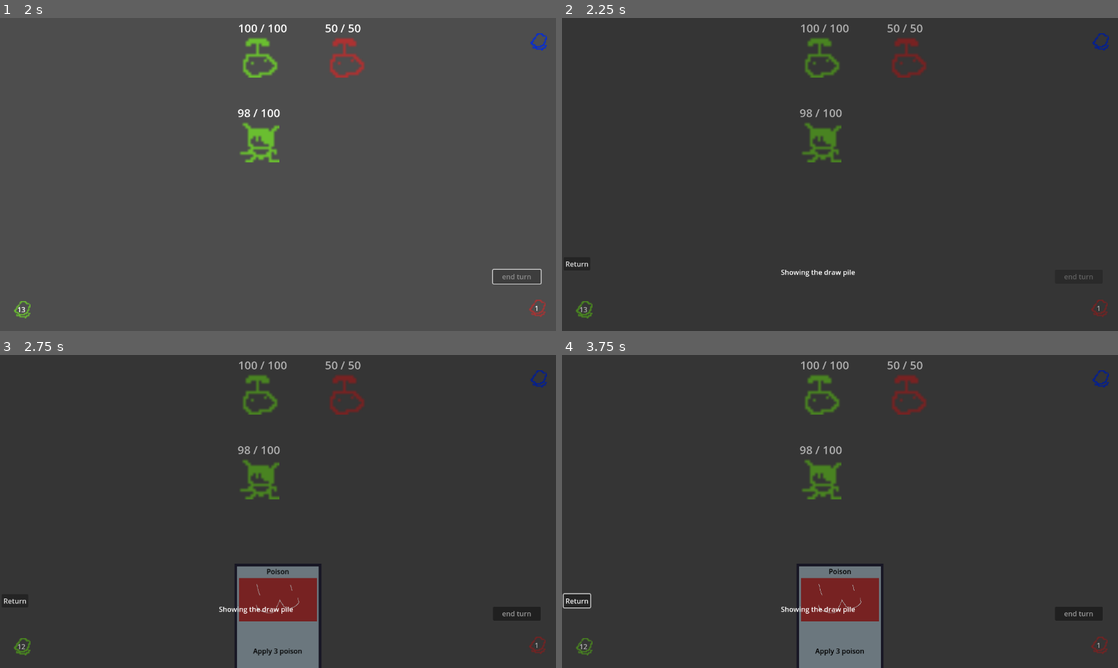
Above: before the commit, frames 1-4 (two rows, left to right).
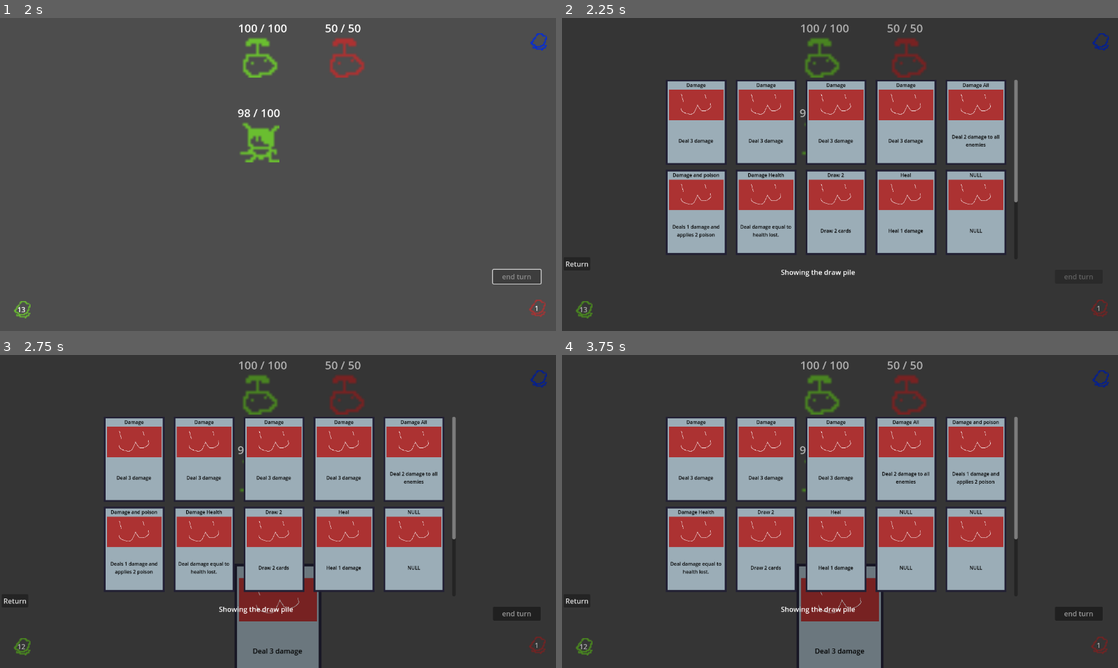
Above: after the commit, the same moments.

Repository: Saplings-Projects/1M_sub
Game: Godot game, scene res://#Scenes/TestingScene.tscn
Same seed, same stepped clock (60 frames per second), same inputs: the game is played once before the commit and once after it.
Inputs (mouse positions are in pixels of both pictures, inside the frame that each line leads up to):
- Up to frame 1 (2 s): click (278, 287) at 0.5 s; click "end turn" at 1.25 s
- Up to frame 2 (2.25 s): click "13" at 2 s
- Up to frame 3 (2.75 s): no input
- Up to frame 4 (3.75 s): click "Return" at 2.75 s; click "12" at 3.5 s

Frame 1 is identical in both runs. In frame 2, 27% of the frame differs, in the area x 19-82%, y 19-76%; in frame 3, 27%; in frame 4, 27%, in the area x 0-82%, y 19-96%.

Commit message:
Fixed a function, fixed the test?, and cards not appearing in the UI.

Diff:
--- a/Tests/test_pile_ui.gd
+++ b/Tests/test_pile_ui.gd
@@ -9,16 +9,15 @@
 const SCROLL_CONTAINER_INDEX: int = 2
 const GRID_CONTAINER_INDEX: int = 0
 
-
-func before_each():
+func before_all():
 	_card_container = _card_container_scene.instantiate()
-	_card_scroll = _card_container_scroll_scene.instantiate()
-
 	# fill deck with 50 default cards
 	_card_container.default_deck.resize(50)
 	_card_container.max_hand_size = 10
 	_card_container.starting_hand_size = 0
 	_card_container.card_draw_time = .05
+
+func before_each():
 
 	# assign cards names of Card1-Card50
 	for card_index: int in _card_container.default_deck.size():
@@ -27,12 +26,17 @@
 
 	get_tree().root.add_child(_card_container)
 
-	_card_scroll.deck_pile = _card_container.default_deck.duplicate()
 
 func after_each():
-	queue_free()
+
+
+	_card_container.free()
+	_card_scroll.free()
 
 func test_populate():
+
+	_card_scroll = _card_container_scroll_scene.instantiate()
+	_card_scroll.deck_pile = _card_container.default_deck.duplicate()
 
 	_card_scroll.populate("DeckPile")
 
--- a/UI/CardScrollUI.gd
+++ b/UI/CardScrollUI.gd
@@ -2,9 +2,9 @@
 
 var card_scene: PackedScene = preload("res://Cards/Card.tscn")
 
-var discard_pile: Array[CardBase]
-var draw_pile: Array[CardBase]
-var deck_pile: Array[CardBase]
+var discard_pile: Array[CardBase] = CardManager.card_container.discard_pile
+var draw_pile: Array[CardBase] = CardManager.card_container.draw_pile
+var deck_pile: Array[CardBase]  = CardManager.card_container.default_deck
 var cards_to_display: Array[CardBase] = []
 var card_worlds: Array[CardWorld] = []
 var cardworld: CardWorld = null
@@ -16,15 +16,10 @@
 const SIZE_OFFSET: Vector2 = Vector2(10,10)
 
 
-func _ready() -> void:
+#deletes the root node CardScrollUI with the on screen button
+func _on_button_pressed() -> void:
+	queue_free()
 
-	discard_pile = CardManager.card_container.discard_pile
-	draw_pile   = CardManager.card_container.draw_pile
-	deck_pile = CardManager.card_container.default_deck
-
-#deletes the root node CardScrollUI with the on screen button
-func on_button_pressed() -> void:
-	queue_free()
 
 #deletes the root node CardScrollUI with the escape key
 func _input(_inputevent: InputEvent) -> void:
